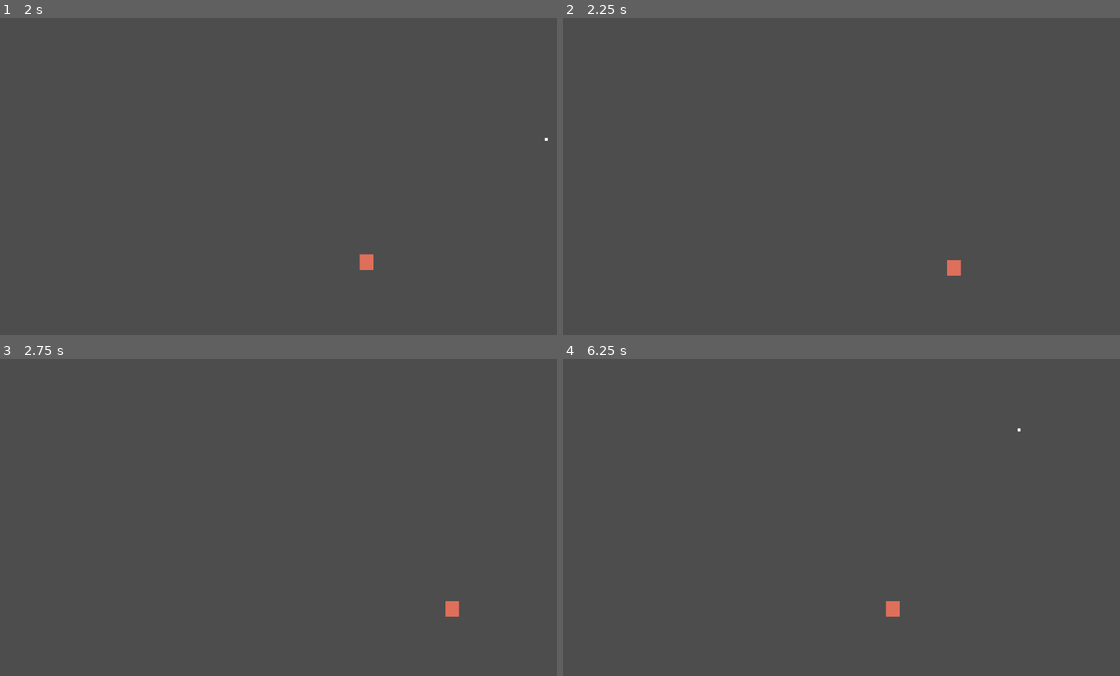
Above: before the commit, frames 1-4 (two rows, left to right).
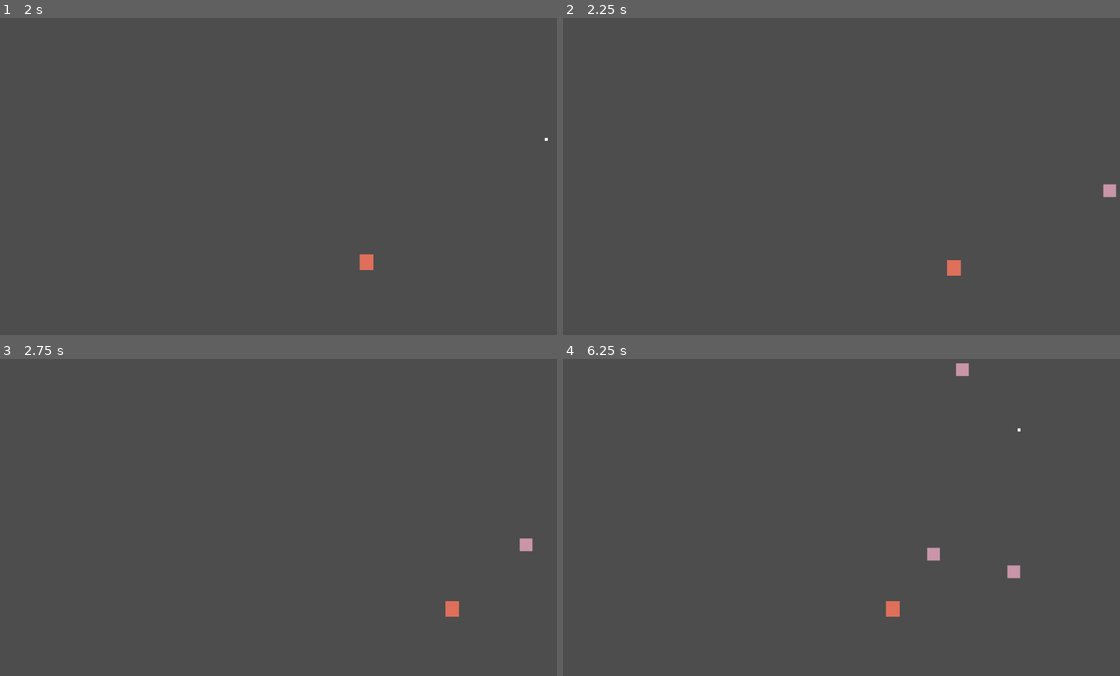
Above: after the commit, the same moments.

Repository: BrendonButler/scramble
Game: Godot game, scene res://main.tscn
Same seed, same stepped clock (60 frames per second), same inputs: the game is played once before the commit and once after it.
Inputs (mouse positions are in pixels of both pictures, inside the frame that each line leads up to):
- Up to frame 1 (2 s): tap Enter at 0.5 s; move the mouse to (401, 160) at 0.52 s; hold Right (ui_right) 0.53-1.28 s; click (401, 160) at 0.67 s; move the mouse to (161, 192) at 1.27 s; hold Down (ui_down) from 1.28 s (still down)
- Up to frame 2 (2.25 s): move the mouse to (891, 106) at 2.02 s; release Down (ui_down) at 2.03 s; hold Right (ui_right) from 2.03 s (still down)
- Up to frame 3 (2.75 s): keep holding Right (ui_right)
- Up to frame 4 (6.25 s): move the mouse to (808, 580) at 2.77 s; release Right (ui_right) at 2.78 s; hold Up (ui_up) 2.78-3.53 s; click (808, 580) at 2.92 s; move the mouse to (1008, 565) at 3.52 s; hold Left (ui_left) 3.53-5.03 s; move the mouse to (668, 469) at 4.27 s; move the mouse to (863, 517) at 5.02 s; hold Down (ui_down) 5.03-5.78 s; click (863, 517) at 5.17 s; move the mouse to (752, 438) at 5.77 s; hold Right (ui_right) from 5.78 s (still down)

Frame 1 is identical in both runs. In frame 2, 0.1% of the frame differs, in the area x 96-100%, y 52-57%; in frame 3, 0.1%; in frame 4, 0.3%, in the area x 65-83%, y 1-70%.

Commit message:
implement basic enemies with a random spawning timer

Diff:
--- /dev/null
+++ b/enemy.gd
@@ -0,0 +1,11 @@
+extends CharacterBody2D
+
+@export var speed = 100.0
+var player: Node2D
+
+func _physics_process(delta: float) -> void:
+	if player:
+		var direction = (player.global_position - global_position).normalized()
+		velocity = direction * speed
+
+		move_and_slide()
--- /dev/null
+++ b/enemy.tscn
@@ -0,0 +1,19 @@
+[gd_scene format=3 uid="uid://ceiip3ns2s3n8"]
+
+[ext_resource type="Script" uid="uid://bi526nnwq4qjd" path="res://enemy.gd" id="1_7k104"]
+
+[sub_resource type="CircleShape2D" id="CircleShape2D_4gyqm"]
+radius = 13.038404
+
+[node name="Enemy" type="CharacterBody2D" unique_id=280618092]
+script = ExtResource("1_7k104")
+
+[node name="CollisionShape2D" type="CollisionShape2D" parent="." unique_id=1173691003]
+shape = SubResource("CircleShape2D_4gyqm")
+
+[node name="ColorRect" type="ColorRect" parent="." unique_id=904601258]
+offset_left = -13.0
+offset_top = -13.0
+offset_right = 13.0
+offset_bottom = 13.0
+color = Color(0.7899861, 0.5822834, 0.6627151, 1)
--- /dev/null
+++ b/main.gd
@@ -0,0 +1,26 @@
+extends Node2D
+
+@export var enemy_scene: PackedScene
+
+@onready var player = $Player
+@onready var enemy_spawner = $EnemySpawner
+
+func _ready() -> void:
+	enemy_spawner.start()
+
+func _on_enemy_spawner_timeout() -> void:
+	var screen = get_viewport_rect()
+	var side = randi() % 4
+	var pos = Vector2.ZERO
+
+	match side:
+		0: pos = Vector2(randf_range(0, screen.size.x), 0)
+		1: pos = Vector2(randf_range(0, screen.size.x), screen.size.y)
+		2: pos = Vector2(0, randf_range(0, screen.size.y))
+		3: pos = Vector2(screen.size.x, randf_range(0, screen.size.y))
+
+	var enemy = enemy_scene.instantiate()
+	enemy.position = pos
+	enemy.player = player
+
+	add_child(enemy)
--- a/main.tscn
+++ b/main.tscn
@@ -1,11 +1,15 @@
 [gd_scene format=3 uid="uid://bcabbjoeaqwy5"]
 
+[ext_resource type="Script" uid="uid://40fs20wnqiyn" path="res://main.gd" id="1_h2yge"]
 [ext_resource type="Script" uid="uid://b71ykt48du6a0" path="res://player.gd" id="1_ig7tw"]
 [ext_resource type="PackedScene" uid="uid://d0trlb0y7j37f" path="res://bullet.tscn" id="2_0xm2m"]
+[ext_resource type="PackedScene" uid="uid://ceiip3ns2s3n8" path="res://enemy.tscn" id="2_1bvp3"]
 
 [sub_resource type="CapsuleShape2D" id="CapsuleShape2D_0xm2m"]
 
 [node name="Main" type="Node2D" unique_id=1180091861]
+script = ExtResource("1_h2yge")
+enemy_scene = ExtResource("2_1bvp3")
 
 [node name="Player" type="CharacterBody2D" parent="." unique_id=421255915]
 script = ExtResource("1_ig7tw")
@@ -20,3 +24,8 @@
 offset_right = 14.0
 offset_bottom = 16.0
 color = Color(0.87192136, 0.43593392, 0.35342082, 1)
+
+[node name="EnemySpawner" type="Timer" parent="." unique_id=29114100]
+wait_time = 2.0
+
+[connection signal="timeout" from="EnemySpawner" to="." method="_on_enemy_spawner_timeout"]
--- a/player.gd
+++ b/player.gd
@@ -3,7 +3,7 @@
 @export var speed = 250.0
 @export var bullet_scene: PackedScene
 
-func _physics_process(delta: float) -> void:
+func _physics_process(_delta: float) -> void:
 	var direction = Input.get_vector("ui_left", "ui_right", "ui_up", "ui_down")
 	velocity = direction * speed
 
Not shown, added: enemy.gd.uid
Not shown, added: main.gd.uid
